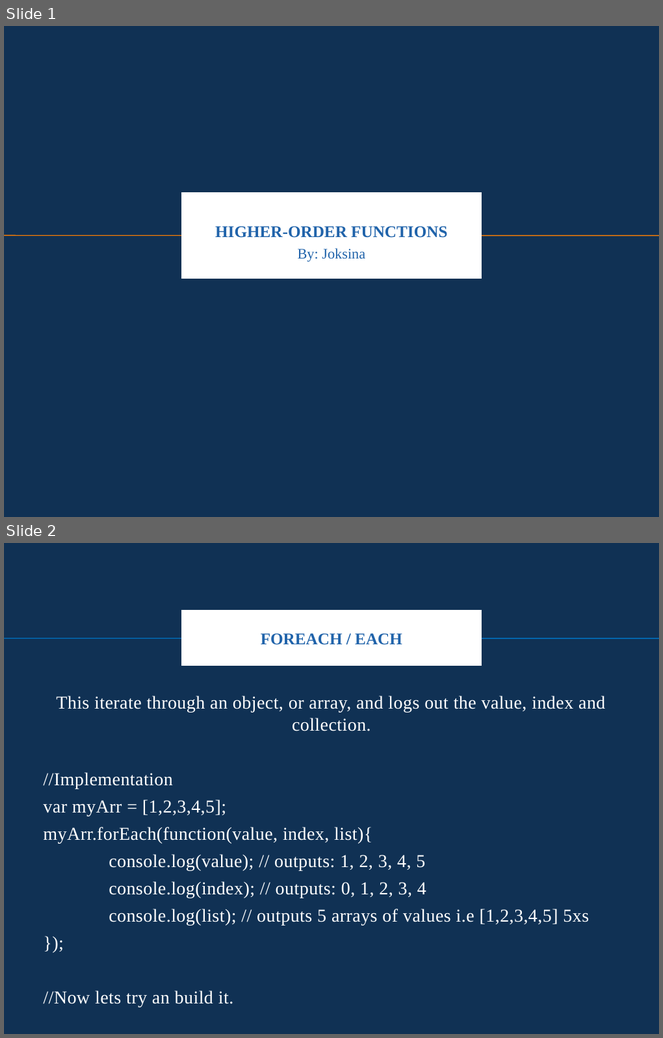
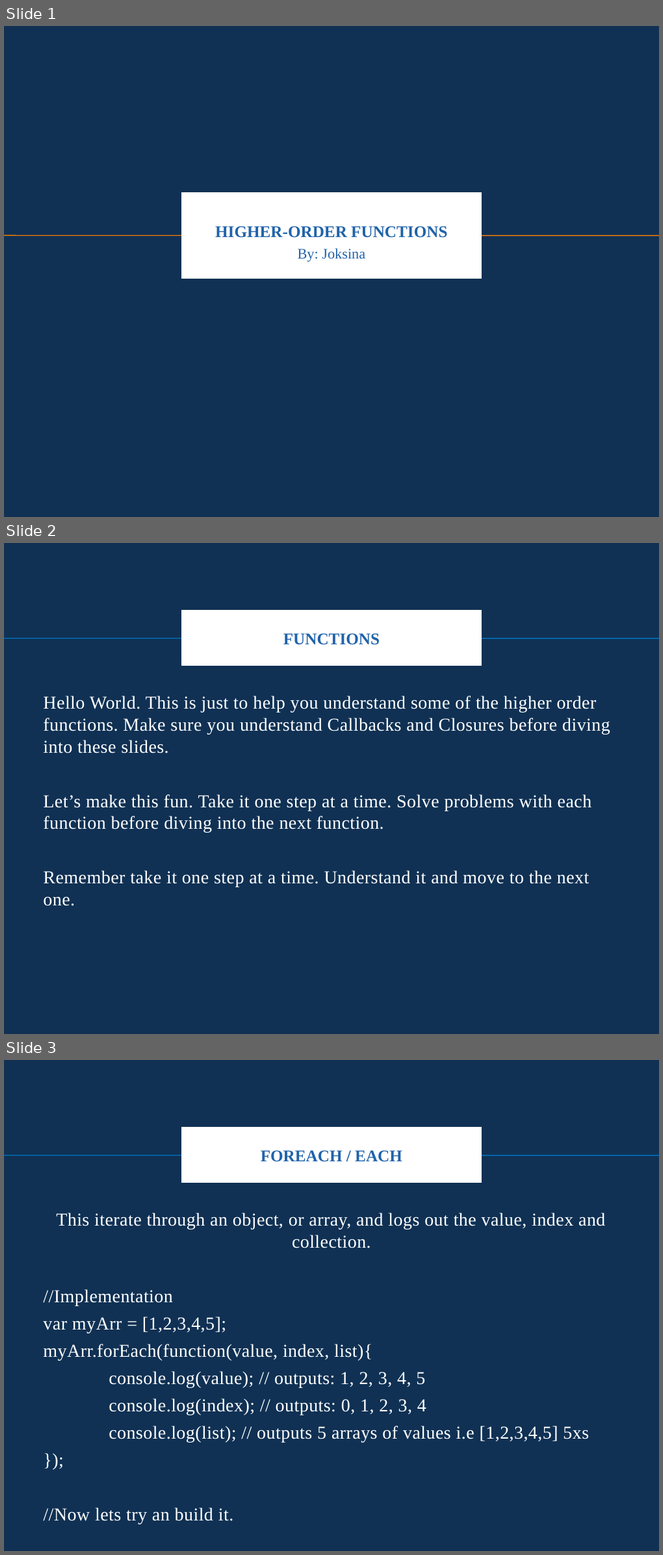
Before and after one commit to joksina/JS, a slide deck: HigherFunctions.pptx. Shown one above the other, each under a label of ours: slides 1 and 2 before the commit, slides 1, 2 and 3 after it. The pictures are 663x1038 and 663x1555 pixels, drawn with LibreOffice and Linux fonts; fonts in the diff are those of the drawing; background and template pictures are left out. Boxes give left, top, right and bottom in pixels: in the first picture for what was removed or moved away, otherwise in the second. Text is boxed around its words. In the diff, an @@ line names an element or a change of style, - is before the commit and + after.

```diff
--- a/HigherFunctions.pptx
+++ b/HigherFunctions.pptx
@@ slide 2 added at [4,543,659,1034], background picture (left out); not listed: 1 template element that a slide beside it also shows @@
@@ title added at [184,613,479,663], fill #FFFFFF, outline #FFFFFF 6 pt, 18 pt, text #2063AA, bold @@
+FUNCTIONS
@@ text added at [43,696,610,906], 20 pt, text #FFFFFF @@
+Hello World. This is just to help you understand some of the higher order functions. Make sure you understand Callbacks and Closures before diving into these slides.
+Let’s make this fun. Take it one step at a time. Solve problems with each function before diving into the next function.
+Remember take it one step at a time. Understand it and move to the next one.
@@ what was slide 2 is now slide 3 @@
```
Also in this commit, not shown: 4 slides changed.
